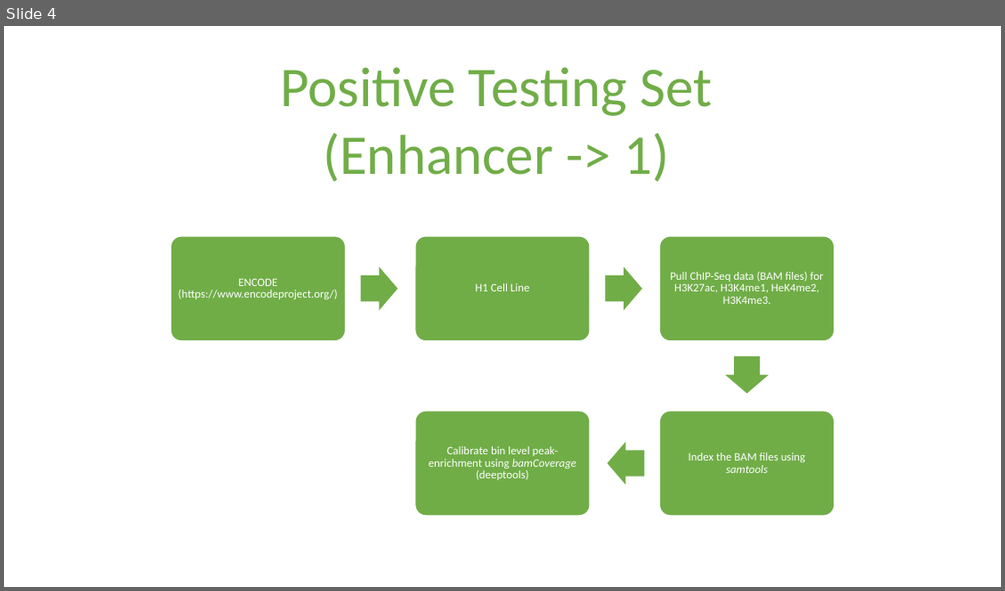
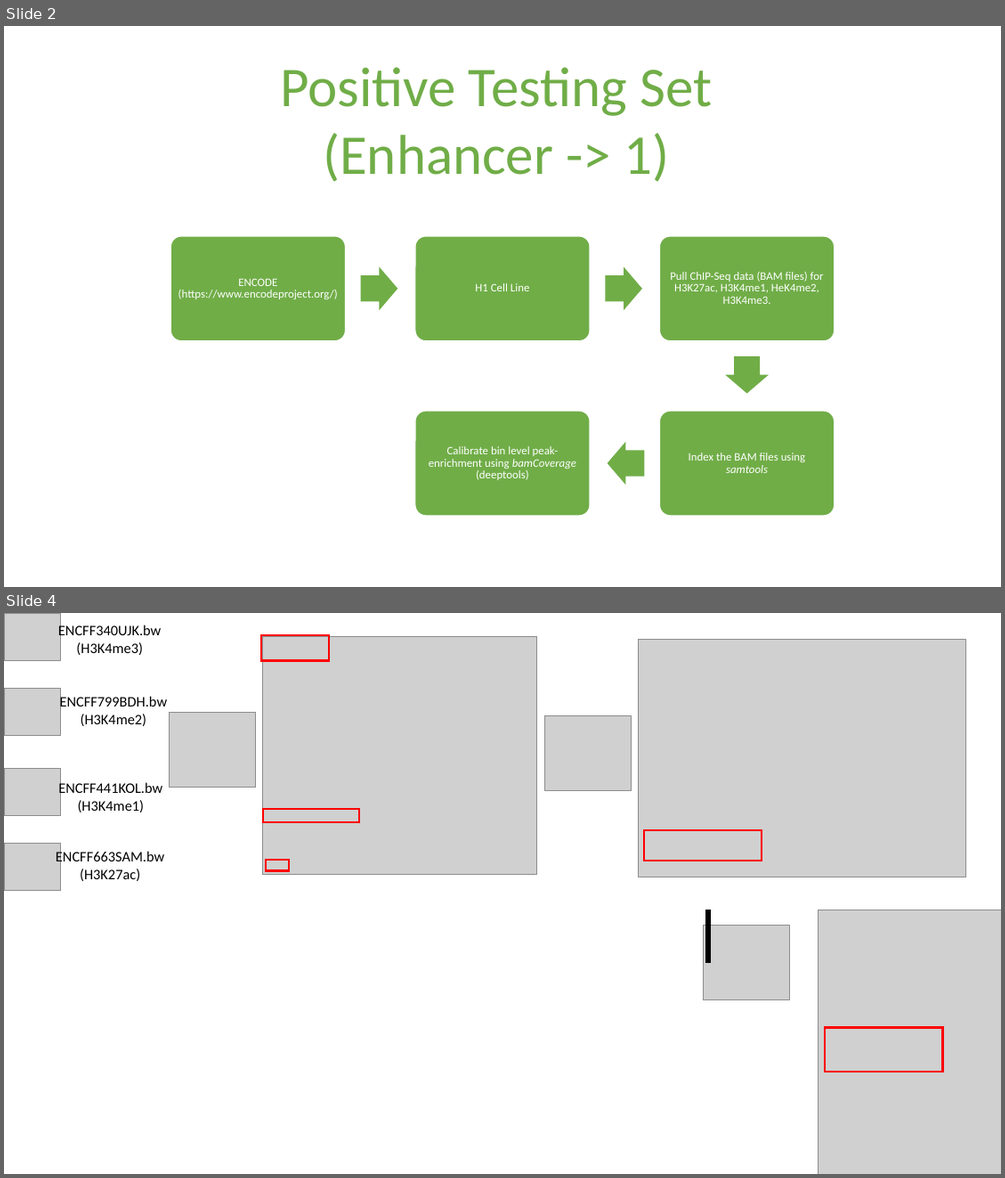
Before and after one commit to shauryajauhari/MachineLearning, a slide deck: Machine_Learning_Deep_Learning/data/Dataset_Preparation_EP_DL.pptx. Shown one above the other, each under a label of ours: slide 4 before the commit, slides 2 and 4 after it; the slides between them are not shown. The pictures are 1005x591 and 1005x1178 pixels, drawn with LibreOffice and Linux fonts; fonts in the diff are those of the drawing; grey boxes stand for pictures. Boxes give left, top, right and bottom in pixels: in the first picture for what was removed or moved away, otherwise in the second. Text is boxed around its words. In the diff, an @@ line names an element or a change of style, - is before the commit and + after.

```diff
--- a/Machine_Learning_Deep_Learning/data/Dataset_Preparation_EP_DL.pptx
+++ b/Machine_Learning_Deep_Learning/data/Dataset_Preparation_EP_DL.pptx
@@ slide 4 added at [4, 613, 1001, 1174], background #FFFFFF @@
@@ picture added at [4, 613, 61, 661] @@
@@ text added at [58, 624, 161, 655], 14 pt, text #000000 @@
+ENCFF340UJK.bw (H3K4me3)
@@ rectangle added at [261, 635, 329, 661], outline #FF0000 2 pt @@
@@ picture added at [263, 637, 536, 875] @@
@@ picture added at [638, 639, 966, 877] @@
@@ picture added at [4, 688, 61, 736] @@
@@ text added at [60, 695, 168, 726], 14 pt, text #000000 @@
+ENCFF799BDH.bw (H3K4me2)
@@ picture added at [170, 713, 256, 787] @@
@@ picture added at [544, 716, 631, 791] @@
@@ picture added at [4, 768, 61, 816] @@
@@ text added at [58, 781, 162, 812], 14 pt, text #000000 @@
+ENCFF441KOL.bw (H3K4me1)
@@ rectangle added at [263, 809, 359, 822], outline #FF0000 2 pt @@
@@ picture added at [4, 843, 61, 891] @@
@@ text added at [56, 850, 164, 881], 14 pt, text #000000 @@
+ENCFF663SAM.bw (H3K27ac)
@@ rectangle added at [644, 831, 761, 860], outline #FF0000 2 pt @@
@@ rectangle added at [266, 859, 289, 870], outline #FF0000 2 pt @@
@@ picture added at [704, 925, 790, 999] @@
@@ line added from (708, 910) to (708, 962), #000000 4.5 pt @@
@@ picture added at [817, 910, 1001, 1174] @@
@@ rectangle added at [825, 1027, 942, 1071], outline #FF0000 2 pt @@
@@ what was slide 4 is now slide 2 @@
```
Also in this commit, not shown: 1 slide changed, 6 other files.
